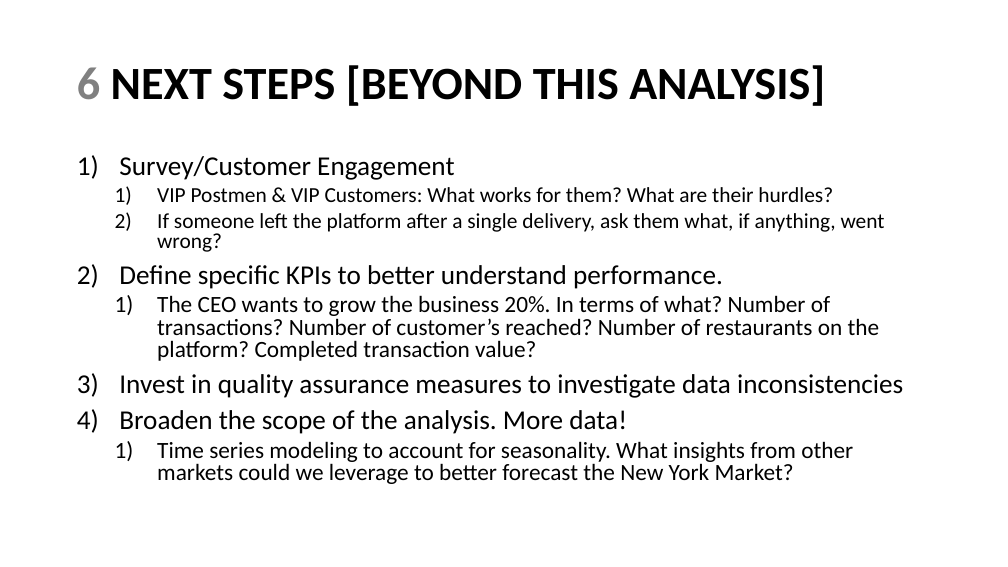
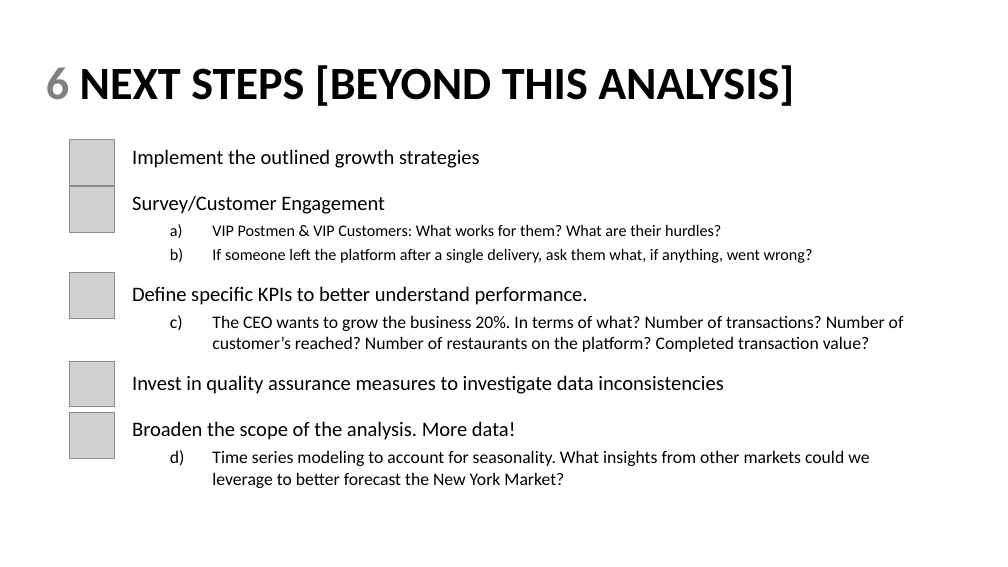
Before and after one commit to sstarkjr/PM_MarketAnalysis, a slide deck: slide 19 of Stephen_Stark_Analysis.pptx (slide 15 before the commit). Drawn at 1008x567 pixels with LibreOffice and Linux fonts; fonts in the diff are those of the drawing; grey boxes stand for pictures. Boxes give left, top, right and bottom in pixels: in the first picture for what was removed or moved away, otherwise in the second. Text is boxed around its words. In the diff, an @@ line names an element or a change of style, - is before the commit and + after.

```diff
--- a/Stephen_Stark_Analysis.pptx
+++ b/Stephen_Stark_Analysis.pptx
@@ title "6 NEXT STEPS [BEYOND THIS ...": place and size @@
-title "6 NEXT STEPS [BEYOND THIS ..." at [77, 65, 825, 106]
+title "6 NEXT STEPS [BEYOND THIS ..." at [46, 65, 794, 106]
@@ picture added at [70, 140, 115, 185] @@
@@ text "Implement the outlined growth strategies": place and size @@
-text "Implement the outlined growth strategies" at [119, 156, 903, 484]
+text "Implement the outlined growth strategies" at [132, 149, 904, 488]
@@ text at [132, 149, 480, 168]: paragraph added @@
+Implement the outlined growth strategies
@@ picture added at [70, 187, 115, 232] @@
@@ text at [132, 195, 904, 488]: size 25.9 to 19.6 pt in "Survey/Customer Engagement", "Define specific KPIs to better understand performance.", "Invest in quality assurance measures to investigate ...", "Broaden the scope of the analysis. More ..."; size 20.4 to 15.4 pt in "VIP Postmen & VIP Customers: What works ...", "If someone left the platform after a ..."; size 22.2 to 16.8 pt in "The CEO wants to grow the business ...", "Time series modeling to account for seasonality. ..."; bullet 1) to none; line spacing 0.8 to 1; bullet 1) to a) @@
@@ picture added at [70, 273, 115, 318] @@
@@ picture added at [70, 361, 115, 407] @@
@@ picture added at [70, 413, 115, 458] @@
```
Also in this commit, not shown: 14 other slides changed, 4 slides added, 5 slides removed, 1 other file.
